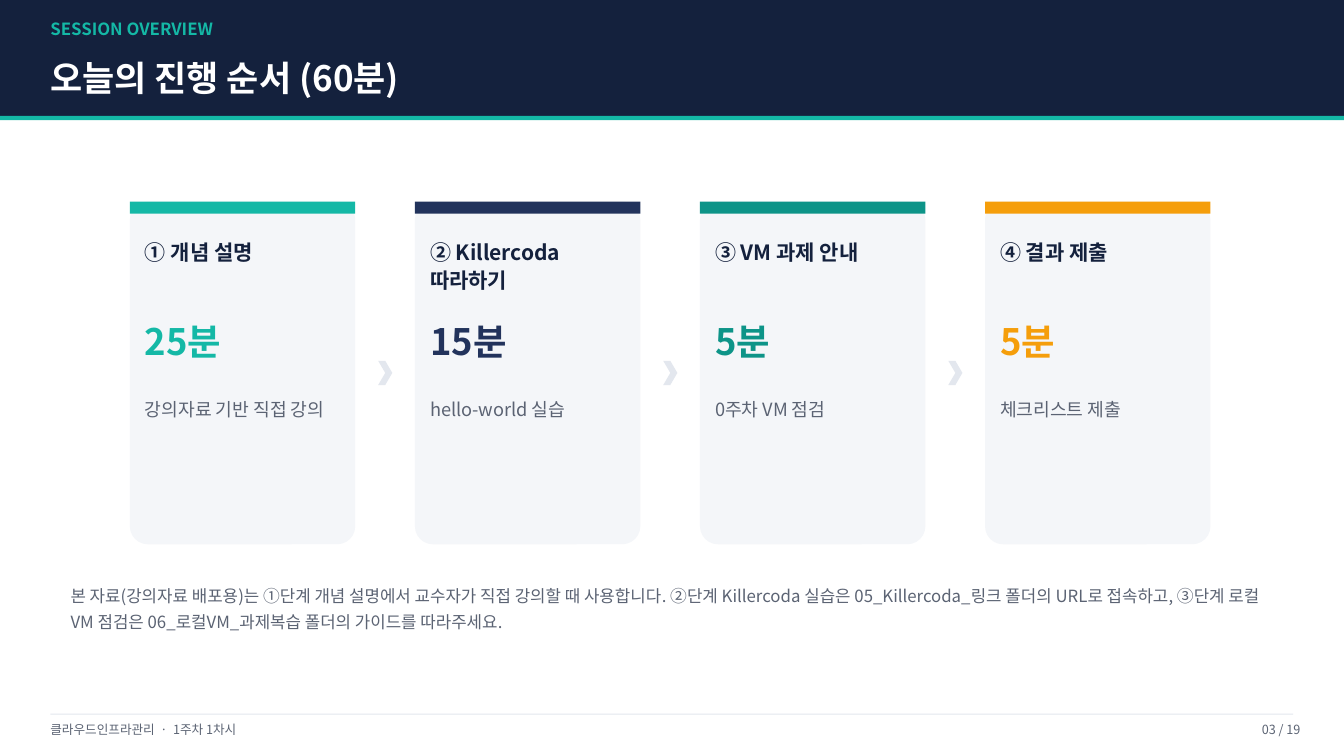
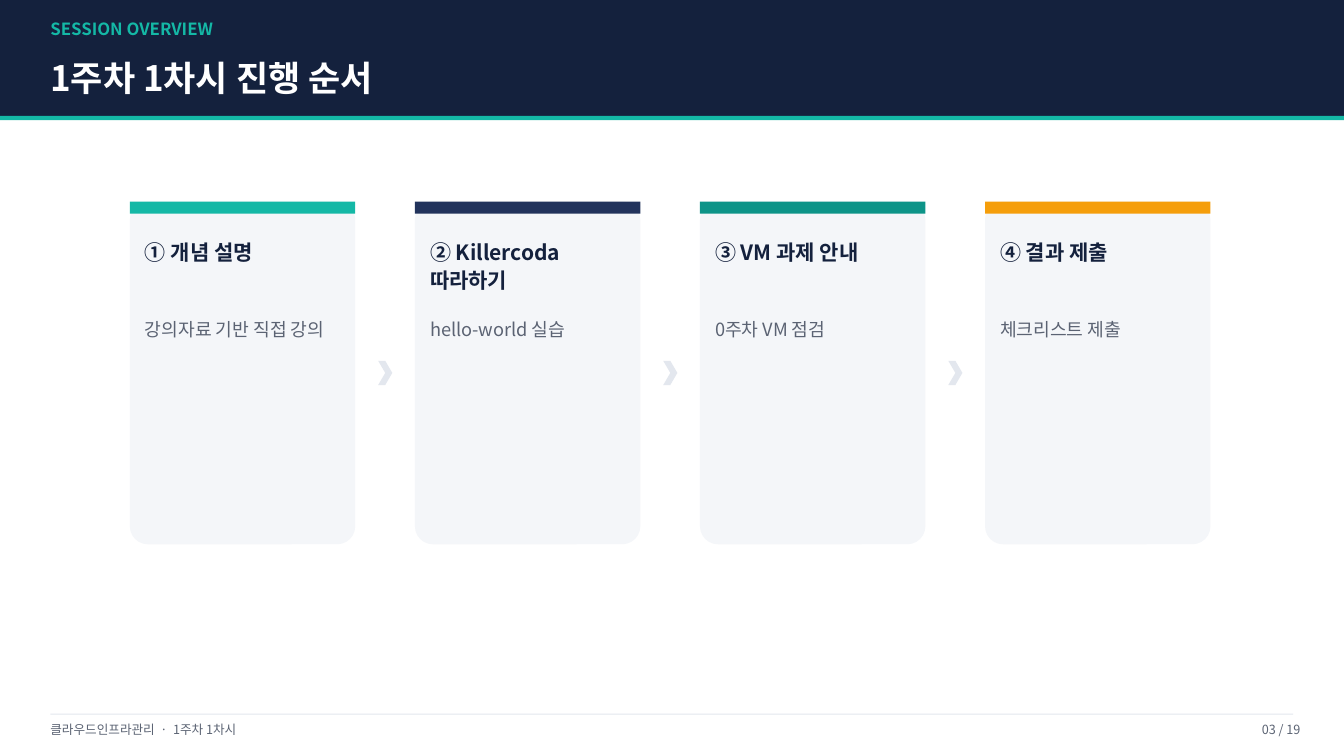
Before and after one commit to gorae-black/class, a slide deck: slide 3 of class/cloud_infra_mgmt/01주차_클라우드개념_Docker입문/01_강의자료/1차시_클라우드패러다임과가상화이론_배포용.pptx. Drawn at 1344x756 pixels with LibreOffice and Linux fonts; fonts in the diff are those of the drawing. Boxes give left, top, right and bottom in pixels: in the first picture for what was removed or moved away, otherwise in the second. Text is boxed around its words. In the diff, an @@ line names an element or a change of style, - is before the commit and + after.

```diff
--- a/class/cloud_infra_mgmt/01주차_클라우드개념_Docker입문/01_강의자료/1차시_클라우드패러다임과가상화이론_배포용.pptx
+++ b/class/cloud_infra_mgmt/01주차_클라우드개념_Docker입문/01_강의자료/1차시_클라우드패러다임과가상화이론_배포용.pptx
@@ text at (x1=50, y1=61, x2=372, y2=94): text changed @@
-오늘의 진행 순서 (60분)
+1주차 1차시 진행 순서
@@ text removed at (x1=145, y1=325, x2=221, y2=358) @@
-25분
@@ text removed at (x1=430, y1=325, x2=507, y2=358) @@
-15분
@@ text removed at (x1=715, y1=325, x2=770, y2=358) @@
-5분
@@ 4 texts moved together from (x1=145, y1=401, x2=1121, y2=418) to (x1=145, y1=321, x2=1121, y2=338) @@
@@ text removed at (x1=1000, y1=325, x2=1055, y2=358) @@
-5분
@@ text removed at (x1=71, y1=588, x2=1259, y2=631) @@
-본 자료(강의자료 배포용)는 ①단계 개념 설명에서 교수자가 직접 강의할 때 사용합니다. ②단계 Killercoda 실습은 05_Killercoda_링크 폴더의 URL로 접속하고, ③단계 로컬 VM 점검은 06_로컬VM_과제복습 폴더의 가이드를 따라주세요.
```
Also in this commit, not shown: 2 other slides changed, 1 other file.
